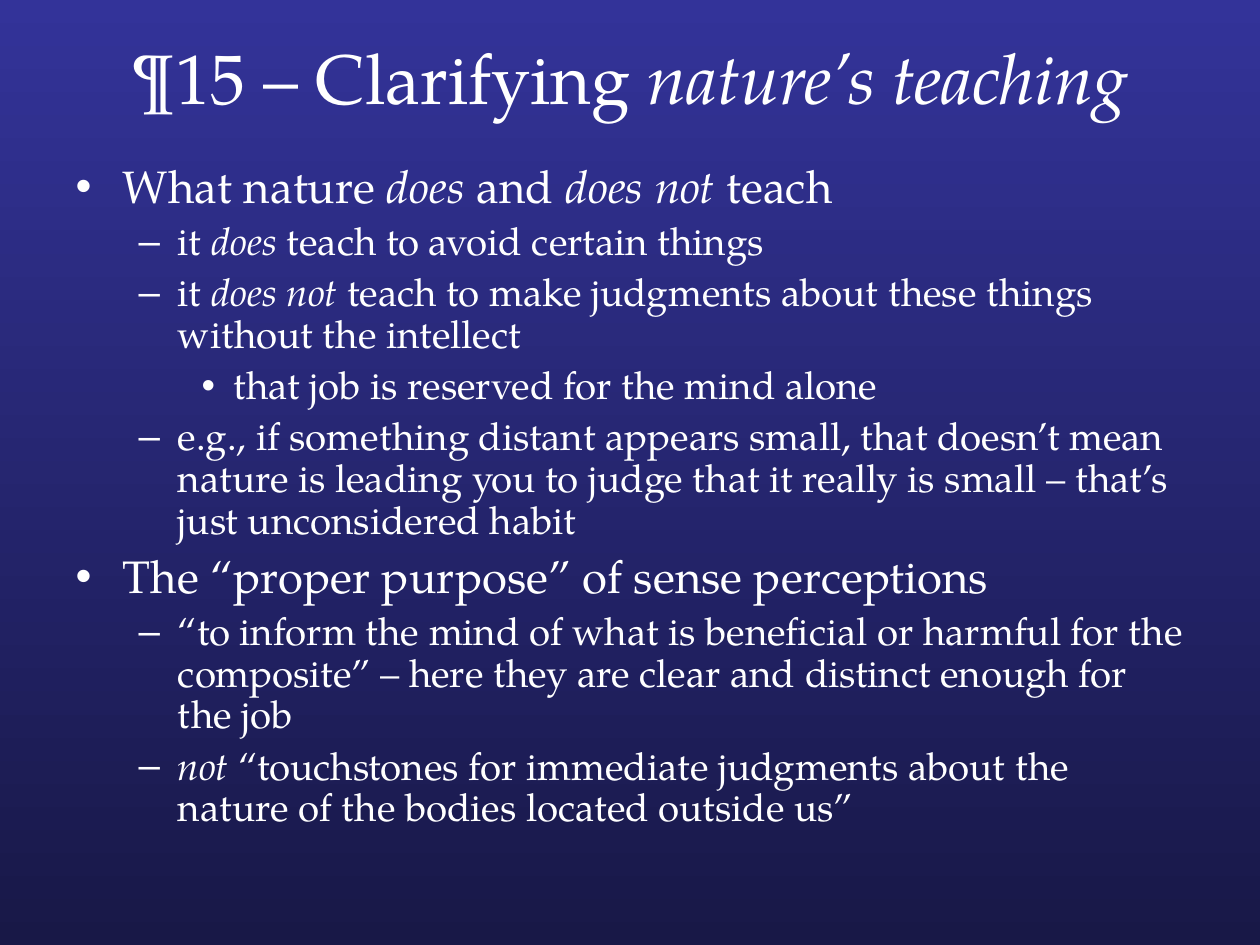
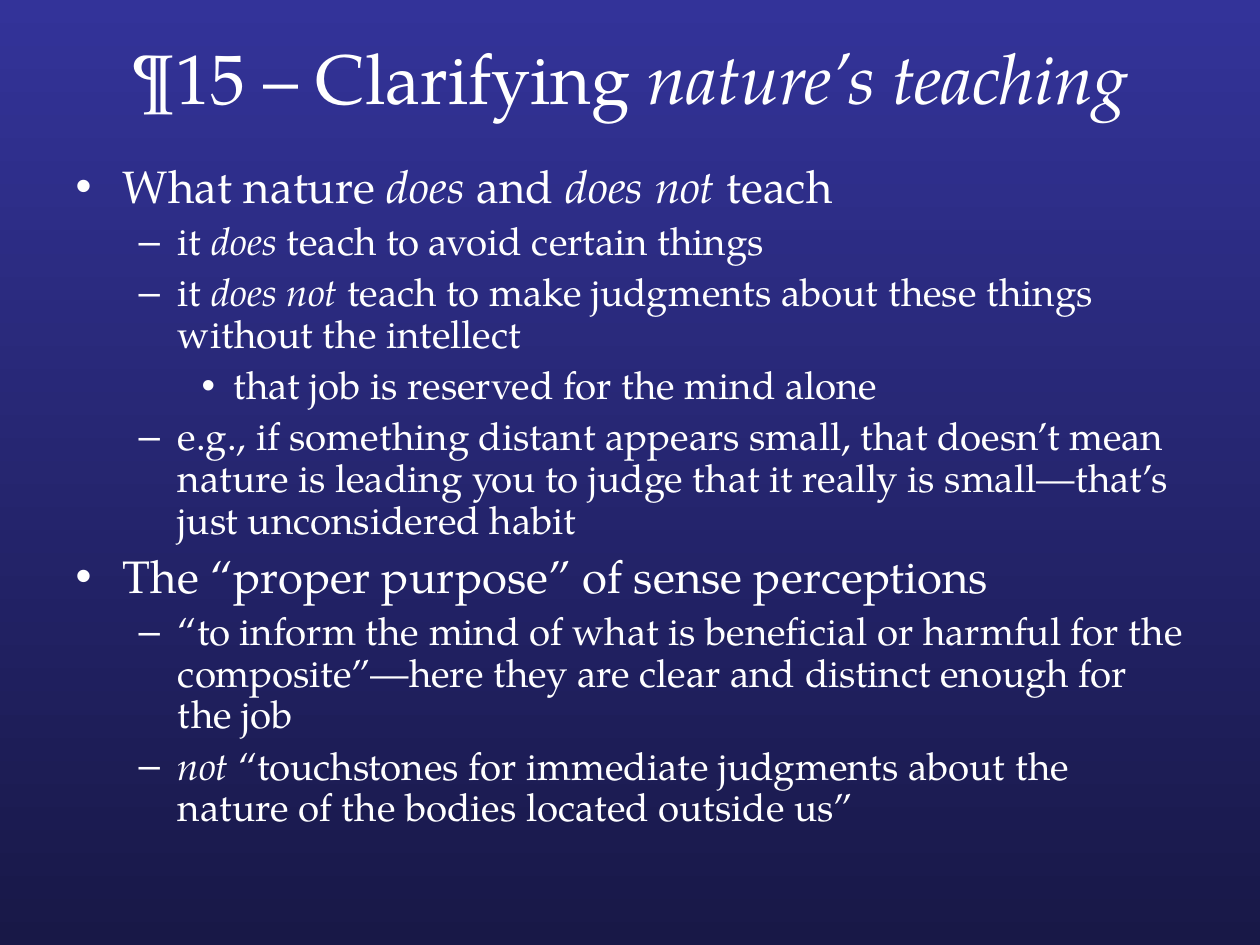
Before and after one commit to colemitchell/colemitchell.github.io, a slide deck: slide 20 of PHIL2220/Med VI.ppt. Drawn at 1260x945 pixels with LibreOffice and Linux fonts; fonts in the diff are those of the drawing. Boxes give left, top, right and bottom in pixels: in the first picture for what was removed or moved away, otherwise in the second. Text is boxed around its words. In the diff, an @@ line names an element or a change of style, - is before the commit and + after.

```diff
--- a/PHIL2220/Med VI.ppt
+++ b/PHIL2220/Med VI.ppt
@@ text at <box>178,422,1169,545</box>: text changed @@
-  – e.g., if something distant appears small, that doesn’t mean nature is leading you to judge that it really is small – that’s just unconsidered habit
+  – e.g., if something distant appears small, that doesn’t mean nature is leading you to judge that it really is small—that’s just unconsidered habit
@@ text at <box>178,605,1183,739</box>: text changed @@
-  – “to inform the mind of what is beneficial or harmful for the composite” – here they are clear and distinct enough for the job
+  – “to inform the mind of what is beneficial or harmful for the composite”—here they are clear and distinct enough for the job
```
Also in this commit, not shown: 4 other slides changed, 4 other files.
